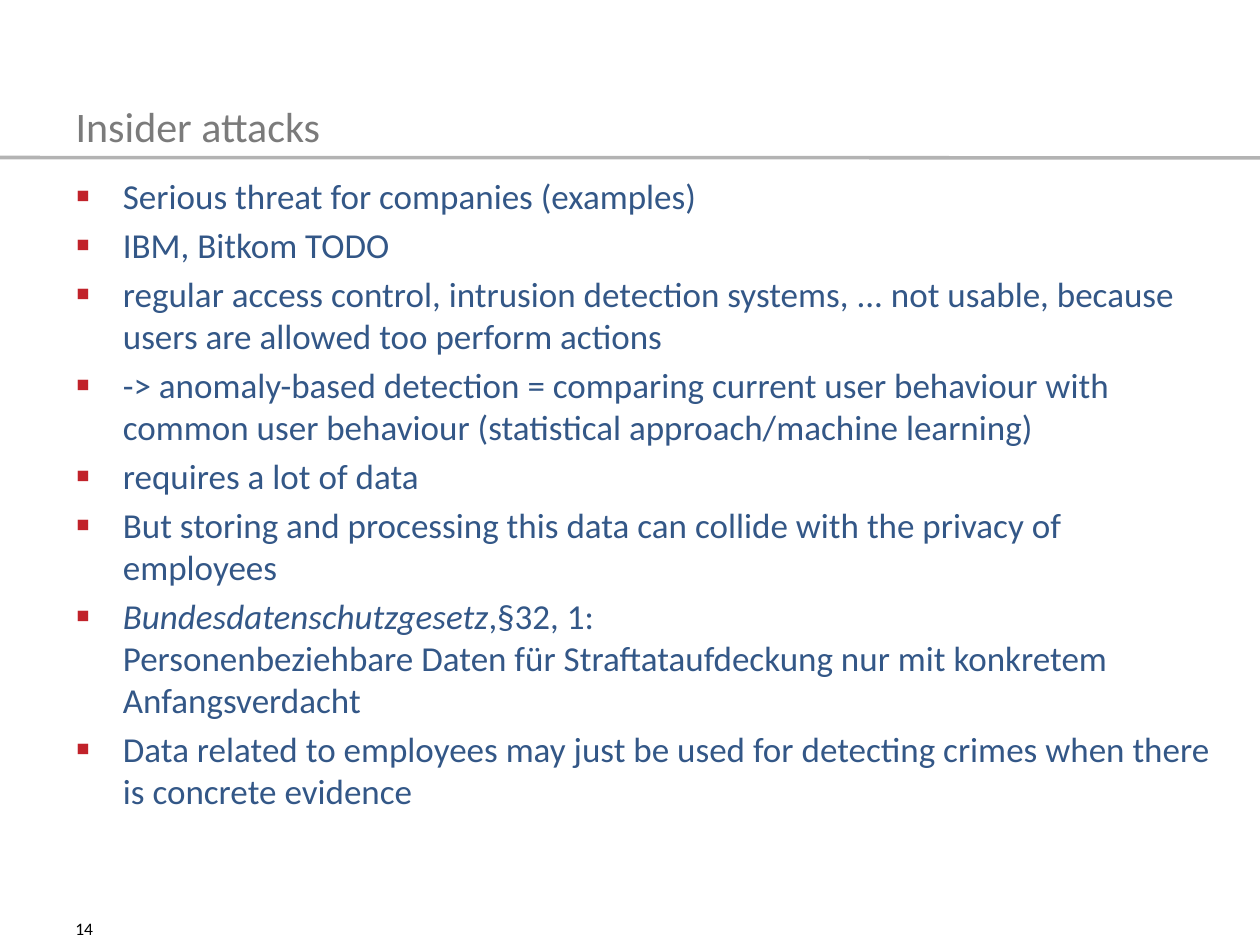
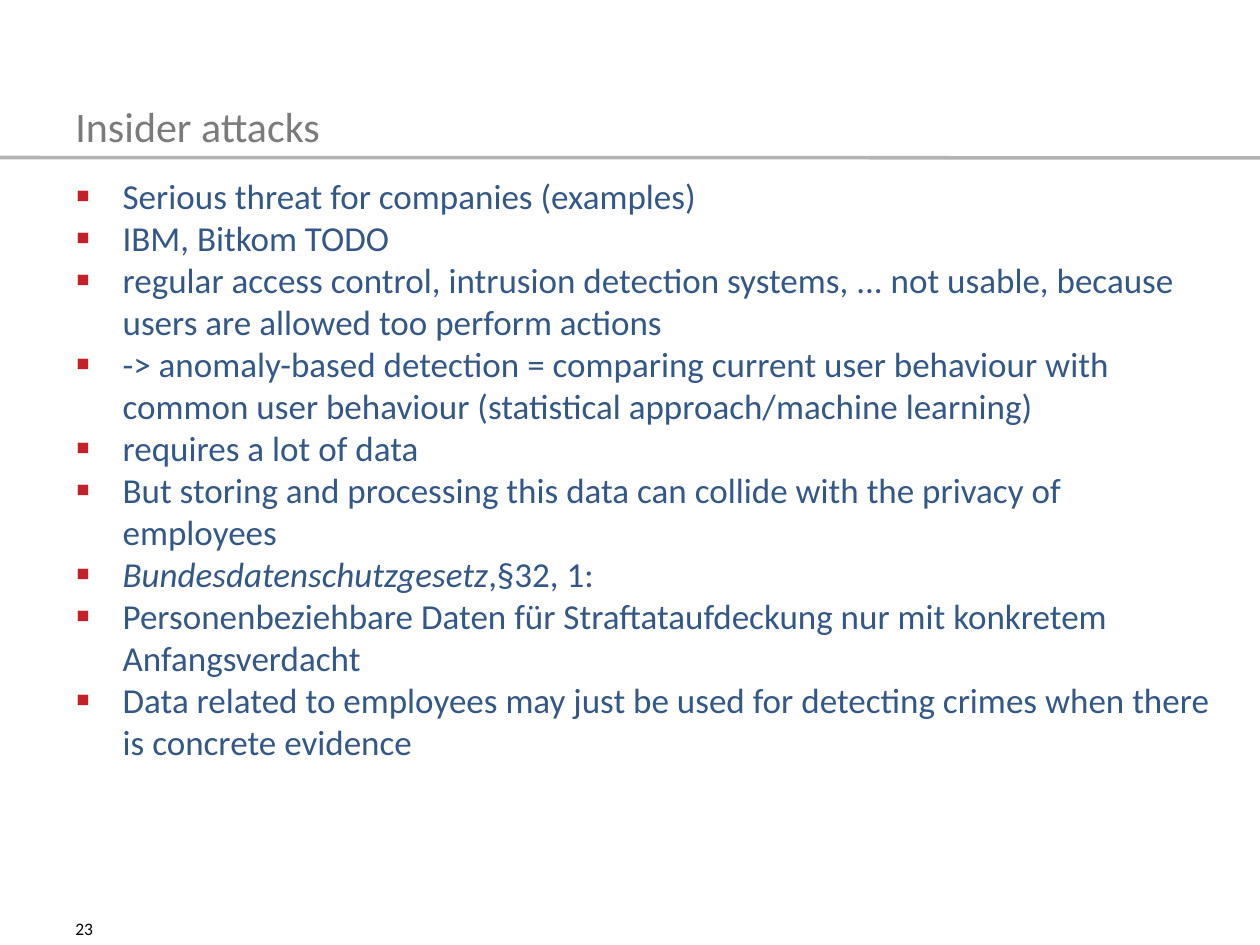
Before and after one commit to tompetersen/master-thesis, a slide deck: slide 23 of pet-con/Talk_PET_CON.odp (slide 14 before the commit). Drawn at 1260x945 pixels with LibreOffice and Linux fonts; fonts in the diff are those of the drawing. Boxes give left, top, right and bottom in pixels: in the first picture for what was removed or moved away, otherwise in the second. Text is boxed around its words. In the diff, an @@ line names an element or a change of style, - is before the commit and + after.

```diff
--- a/pet-con/Talk_PET_CON.odp
+++ b/pet-con/Talk_PET_CON.odp
@@ text at (123,183,1209,756): less space between paragraphs @@
@@ text at (123,562,1106,677): text changed @@
-▪ Bundesdatenschutzgesetz,§32, 1:
-  Personenbeziehbare Daten für Straftataufdeckung nur mit konkretem Anfangsverdacht
+▪ Bundesdatenschutzgesetz,§32, 1:
+▪ Personenbeziehbare Daten für Straftataufdeckung nur mit konkretem Anfangsverdacht
@@ page number at (75,923,93,935): text changed @@
-14
+23
```
Also in this commit, not shown: 13 other slides changed, 10 slides added, 1 slide removed, 1 other file.
